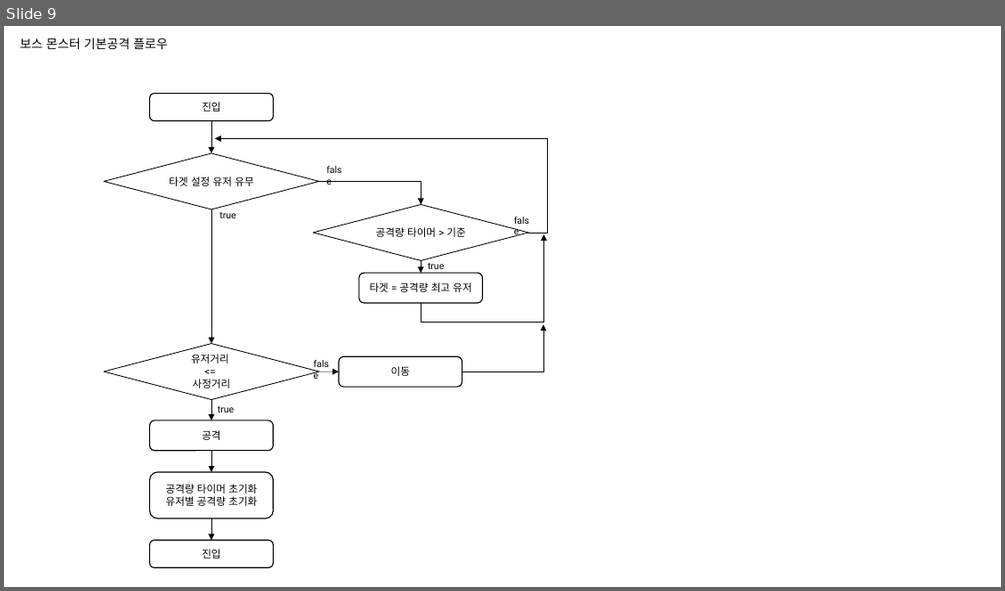
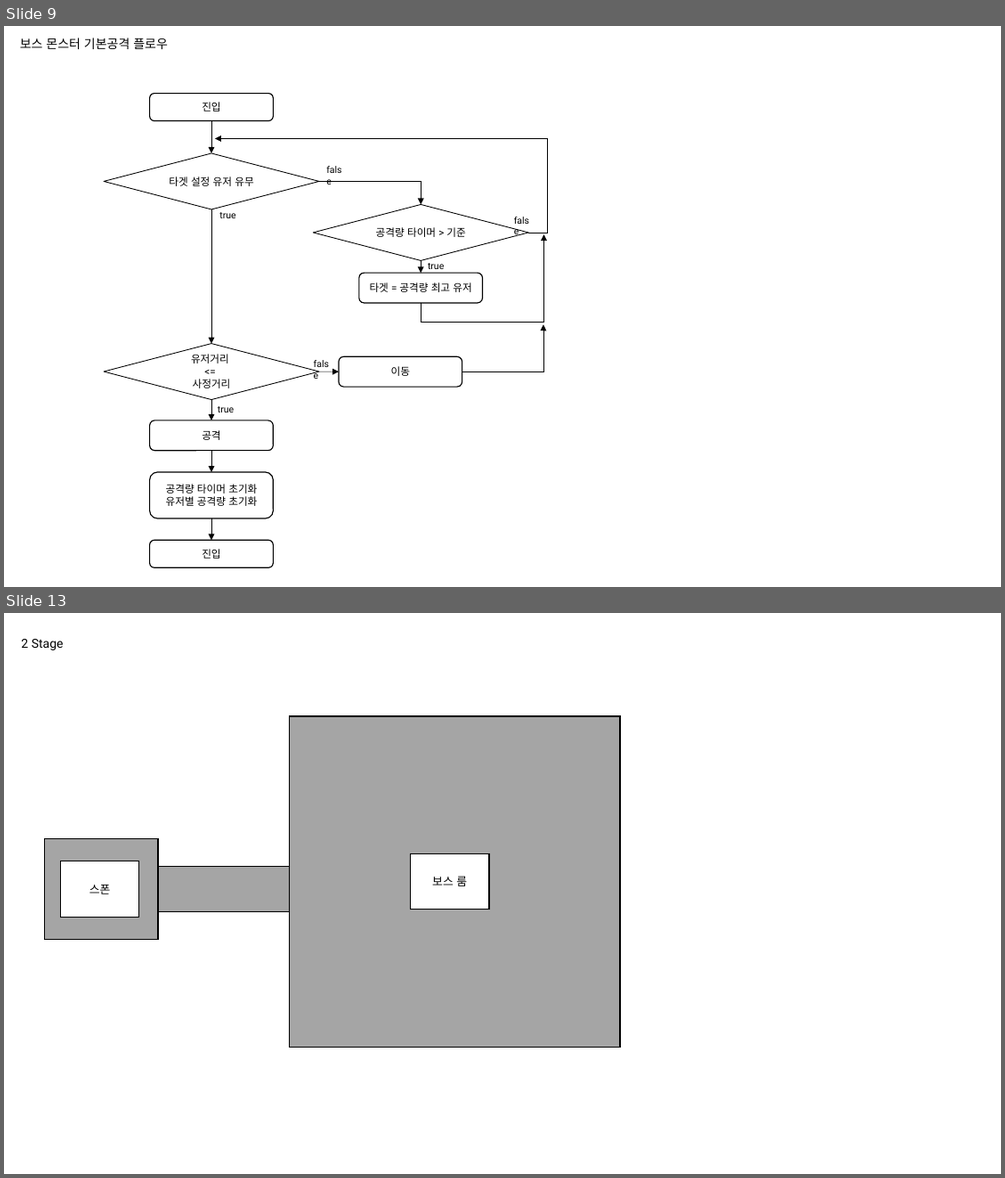
Before and after one commit to haein0303/AlgaeEater, a slide deck: Document/Source/보스 콘텐츠 시스템 UI.pptx. Shown one above the other, each under a label of ours: slide 9 before the commit, slides 9 and 13 after it; the slides between them are not shown. The pictures are 1005x591 and 1005x1178 pixels, drawn with LibreOffice and Linux fonts; fonts in the diff are those of the drawing. Boxes give left, top, right and bottom in pixels: in the first picture for what was removed or moved away, otherwise in the second. Text is boxed around its words. In the diff, an @@ line names an element or a change of style, - is before the commit and + after.

```diff
--- a/Document/Source/보스 콘텐츠 시스템 UI.pptx
+++ b/Document/Source/보스 콘텐츠 시스템 UI.pptx
@@ slide 13 added at [4, 613, 1001, 1174], background #FFFFFF @@
@@ text added at [21, 639, 64, 650], 12 pt, text #000000 @@
+2 Stage
@@ rectangle added at [289, 716, 619, 1046], fill #A5A5A5, outline #000000 1 pt @@
@@ rectangle added at [45, 839, 158, 939], fill #A5A5A5, outline #000000 1 pt @@
@@ rectangle added at [61, 861, 139, 916], fill #FFFFFF, outline #000000 1 pt, 11 pt, text #000000 @@
+스폰
@@ rectangle added at [158, 866, 291, 911], fill #A5A5A5, outline #000000 1 pt @@
@@ rectangle added at [411, 854, 489, 909], fill #FFFFFF, outline #000000 1 pt, 11 pt, text #000000 @@
+보스 룸
```
Also in this commit, not shown: 2 slides changed, 1 other slide added, 5 other files.
